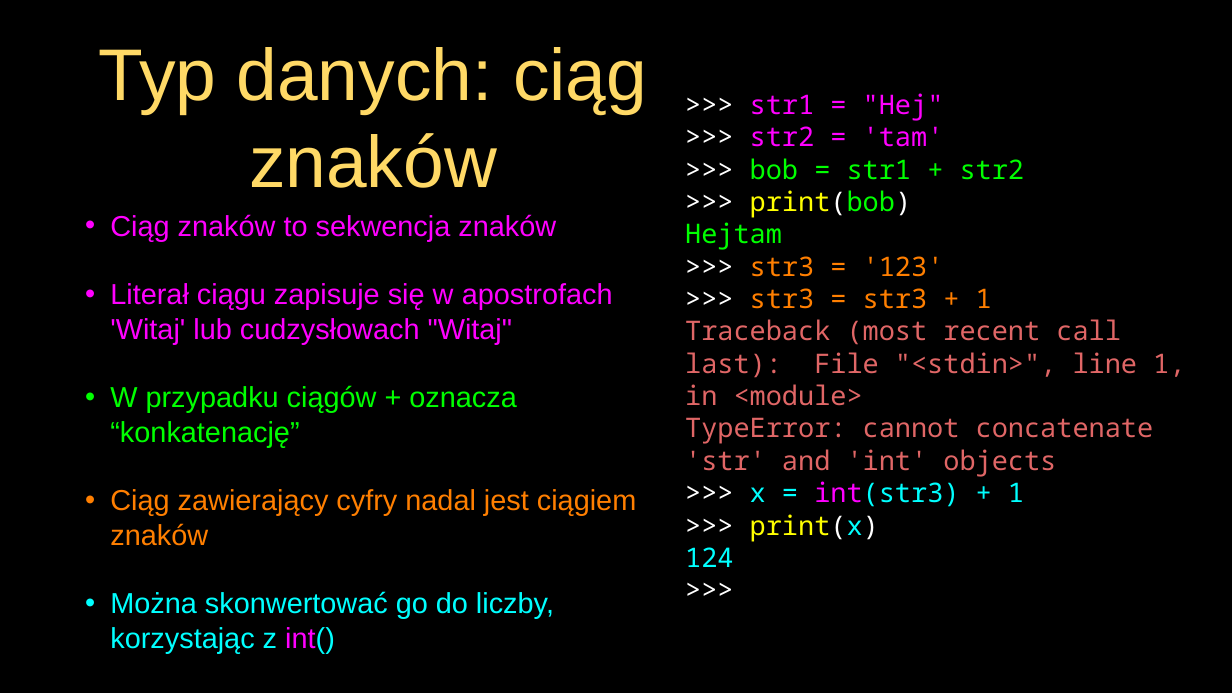
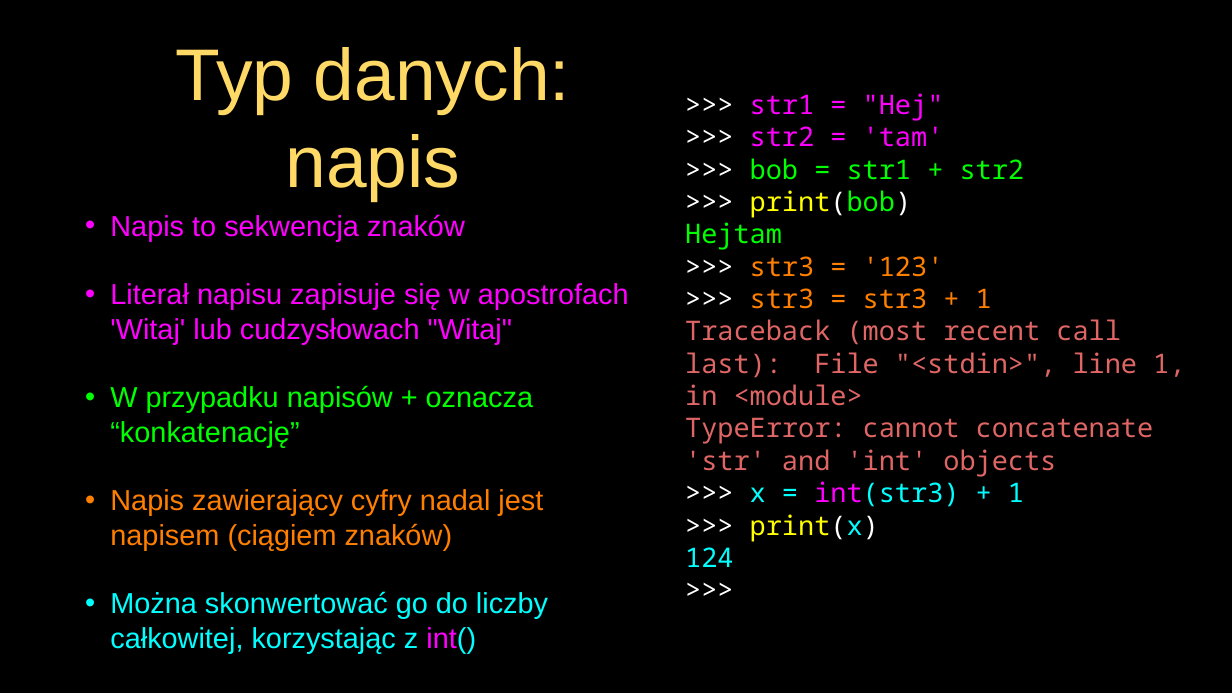
Before and after one commit to andre-wojtowicz/py4e-pl, a slide deck: slide 2 of lectures3/Pythonlearn-06-Strings-PL.pptx. Drawn at 1232x693 pixels with LibreOffice and Linux fonts; fonts in the diff are those of the drawing. Boxes give left, top, right and bottom in pixels: in the first picture for what was removed or moved away, otherwise in the second. Text is boxed around its words. In the diff, an @@ line names an element or a change of style, - is before the commit and + after.

Commit message:
Updated pptx

```diff
--- a/lectures3/Pythonlearn-06-Strings-PL.pptx
+++ b/lectures3/Pythonlearn-06-Strings-PL.pptx
@@ title at <box>176,47,570,202</box>: text changed @@
-Typ danych: ciąg znaków
+Typ danych: napis
@@ text at <box>110,214,629,653</box>: text changed @@
-• Ciąg znaków to sekwencja znaków
-• Literał ciągu zapisuje się w apostrofach 'Witaj' lub cudzysłowach "Witaj"
-• W przypadku ciągów + oznacza “konkatenację”
-• Ciąg zawierający cyfry nadal jest ciągiem znaków
-• Można skonwertować go do liczby, korzystając z int()
+• Napis to sekwencja znaków
+• Literał napisu zapisuje się w apostrofach 'Witaj' lub cudzysłowach "Witaj"
+• W przypadku napisów + oznacza “konkatenację”
+• Napis zawierający cyfry nadal jest napisem (ciągiem znaków)
+• Można skonwertować go do liczby całkowitej, korzystając z int()
```
Also in this commit, not shown: 27 other slides changed, 14 other files.
